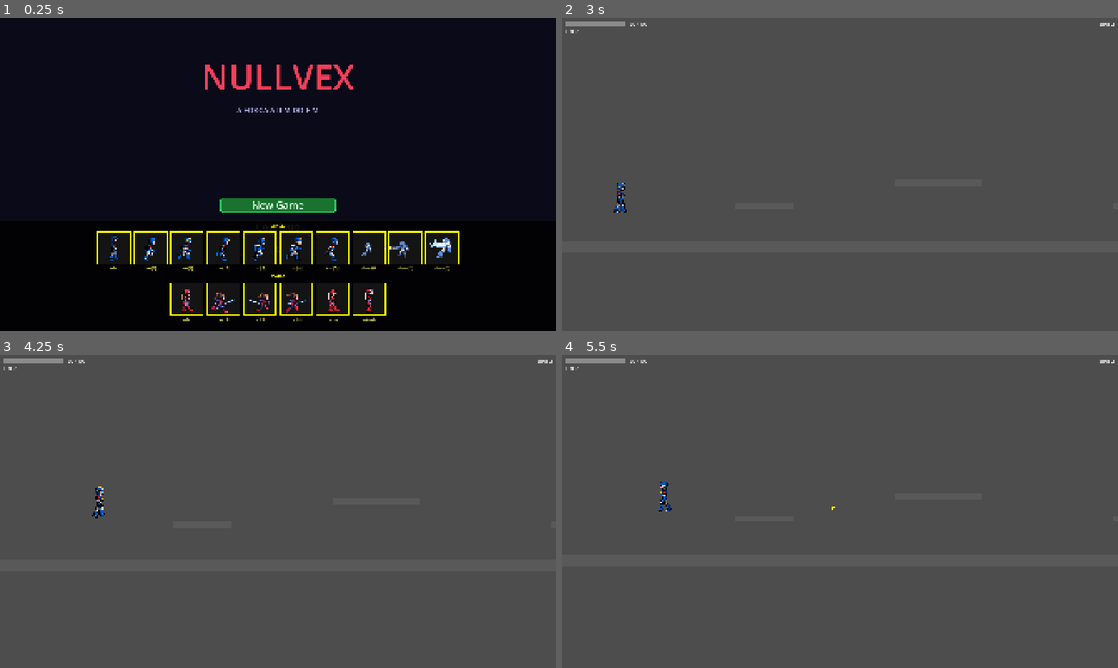
Above: before the commit, frames 1-4 (two rows, left to right).
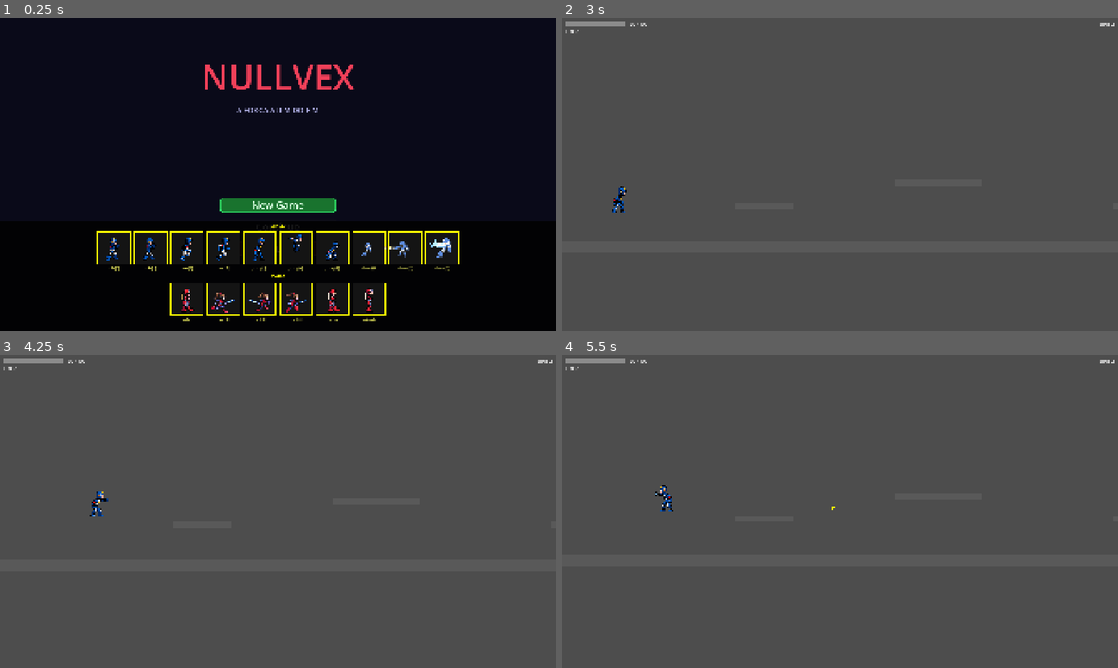
Above: after the commit, the same moments.

Repository: joaoramos00/NullvexGame
Game: Godot game, scene res://ui/title_screen.tscn
The game is run twice, just before and just after one commit, with the same random seed, the same clock (stepped at 60 frames per second) and the same inputs.
Inputs (mouse positions are in pixels of both pictures, inside the frame that each line leads up to):
- Up to frame 1 (0.25 s): no input
- Up to frame 2 (3 s): click "New Game" at 0.5 s; click "Cancel" at 1.25 s; click "New Game" at 2 s; click "Zael (Ranged)" at 2.75 s
- Up to frame 3 (4.25 s): move the mouse to (400, 495) at 3.52 s; hold Right (move_right) from 3.53 s (still down); tap Space (jump) at 3.6, 3.77, 4.07 s; click (400, 495) at 3.67 s
- Up to frame 4 (5.5 s): move the mouse to (728, 527) at 4.27 s; tap Z (attack) at 4.35 s; tap Space (jump) at 4.52, 4.55, 4.82, 5.3 s; move the mouse to (895, 442) at 5.02 s; release Right (move_right) at 5.03 s; hold Left (move_left) from 5.03 s (still down); tap X (dash) at 5.1 s

The runs differ from the first frame. In frame 1, 0.6% of the frame differs, in the area x 19-62%, y 69-81%; in frame 2, 0.1%; in frame 3, 0.2%; in frame 4, 0.2%.
Error in both runs: Invalid call. Nonexistent function 'is_action_just_pressed' in base 'InputEventMouseMotion'. (res://ui/pause_menu.gd:11)

Commit message:
feat: animações idle (8f) e jump (9f) do Zael via Pixel Lab GIFs
Substitui idle de frame único e jump estático por sprite sheets extraídas
de ZaelIdle.gif e ZaelJump.gif com extração correta frame-a-frame.

Co-Authored-By: Claude Sonnet 4.6 <noreply@anthropic.com>

Diff:
--- a/characters/ranged/zael.gd
+++ b/characters/ranged/zael.gd
@@ -32,21 +32,22 @@
 
 func _setup_sprite_frames() -> void:
     var frames := SpriteFrames.new()
-    var walk_tex := load("res://characters/ranged/ZaelAndando.png") as Texture2D
-    var run_tex := load("res://characters/ranged/ZaelCorrendo.png") as Texture2D
+    var idle_tex  := load("res://characters/ranged/ZaelIdle.png")     as Texture2D
+    var run_tex   := load("res://characters/ranged/ZaelCorrendo.png") as Texture2D
+    var jump_tex  := load("res://characters/ranged/ZaelJump.png")     as Texture2D
     var shoot_tex := load("res://characters/ranged/ZaelAtirando.png") as Texture2D
     var fw := _FRAME_W
     var fh := _FRAME_H
-    var ry := _ROW_RIGHT * fh  # y = 0
 
     frames.add_animation("idle")
     frames.set_animation_loop("idle", true)
-    frames.set_animation_speed("idle", 1.0)
-    var idle_at := AtlasTexture.new()
-    idle_at.atlas = walk_tex
-    idle_at.filter_clip = true
-    idle_at.region = Rect2(2 * fw, ry, fw, fh)
-    frames.add_frame("idle", idle_at)
+    frames.set_animation_speed("idle", 8.0)
+    for i in 8:
+        var at := AtlasTexture.new()
+        at.atlas = idle_tex
+        at.filter_clip = true
+        at.region = Rect2(i * fw, 0, fw, fh)
+        frames.add_frame("idle", at)
 
     frames.add_animation("run")
     frames.set_animation_loop("run", true)
@@ -58,15 +59,15 @@
         at.region = Rect2(i * fw, 0, fw, fh)
         frames.add_frame("run", at)
 
-    # jump — middle walk frame
     frames.add_animation("jump")
     frames.set_animation_loop("jump", false)
-    frames.set_animation_speed("jump", 1.0)
-    var jump_at := AtlasTexture.new()
-    jump_at.atlas = walk_tex
-    jump_at.filter_clip = true
-    jump_at.region = Rect2(2 * fw, ry, fw, fh)
-    frames.add_frame("jump", jump_at)
+    frames.set_animation_speed("jump", 10.0)
+    for i in 9:
+        var at := AtlasTexture.new()
+        at.atlas = jump_tex
+        at.filter_clip = true
+        at.region = Rect2(i * fw, 0, fw, fh)
+        frames.add_frame("jump", at)
 
     # shoot — 3 frames from ZaelAtirando (204×68, 3×68×68), one per charge level
     frames.add_animation("shoot")
--- a/tests/test_zael.gd
+++ b/tests/test_zael.gd
@@ -33,9 +33,14 @@
     var zael = zael_scene.instantiate()
     add_child(zael)
     var sf: SpriteFrames = zael.get_node("AnimatedSprite2D").sprite_frames
-    assert(sf.has_animation("run"), "Zael deve ter animação 'run'")
+    assert(sf.has_animation("idle"),  "Zael deve ter animação 'idle'")
+    assert(sf.has_animation("run"),   "Zael deve ter animação 'run'")
+    assert(sf.has_animation("jump"),  "Zael deve ter animação 'jump'")
+    assert(sf.has_animation("shoot"), "Zael deve ter animação 'shoot'")
     assert(not sf.has_animation("walk"), "Zael não deve ter animação 'walk'")
-    assert(sf.get_frame_count("run") == 6, "run deve ter 6 frames")
+    assert(sf.get_frame_count("idle")  == 8, "idle deve ter 8 frames")
+    assert(sf.get_frame_count("run")   == 6, "run deve ter 6 frames")
+    assert(sf.get_frame_count("jump")  == 9, "jump deve ter 9 frames")
     assert(sf.get_frame_count("shoot") == 3, "shoot deve ter 3 frames")
     zael.queue_free()
-    print("PASS: zael_run_animation")
+    print("PASS: zael_animations")
--- a/ui/title_screen.gd
+++ b/ui/title_screen.gd
@@ -26,20 +26,21 @@
     vbox.z_index = 101
     add_child(vbox)
 
-    var walk_z  := load("res://characters/ranged/ZaelAndando.png")  as Texture2D
+    var idle_z  := load("res://characters/ranged/ZaelIdle.png")     as Texture2D
     var run_z   := load("res://characters/ranged/ZaelCorrendo.png") as Texture2D
+    var jump_z  := load("res://characters/ranged/ZaelJump.png")     as Texture2D
     var shoot_z := load("res://characters/ranged/ZaelAtirando.png") as Texture2D
     var walk_a  := load("res://characters/melee/ZaraAndando.png")   as Texture2D
     var run_a   := load("res://characters/melee/ZaraCorrendo.png")  as Texture2D
 
     var zael_frames: Array = [
-        ["idle",     walk_z,  2 * 68],
+        ["idle[0]",  idle_z,  0 * 68],
+        ["idle[1]",  idle_z,  1 * 68],
         ["run[0]",   run_z,   0 * 68],
-        ["run[1]",   run_z,   1 * 68],
-        ["run[2]",   run_z,   2 * 68],
         ["run[3]",   run_z,   3 * 68],
-        ["run[4]",   run_z,   4 * 68],
-        ["run[5]",   run_z,   5 * 68],
+        ["jump[0]",  jump_z,  0 * 68],
+        ["jump[4]",  jump_z,  4 * 68],
+        ["jump[8]",  jump_z,  8 * 68],
         ["shoot[0]", shoot_z, 0 * 68],
         ["shoot[1]", shoot_z, 1 * 68],
         ["shoot[2]", shoot_z, 2 * 68],
Binary file added: characters/ranged/ZaelIdle.png
Binary file added: characters/ranged/ZaelJump.png
Not shown, changed: export/web/index.pck
